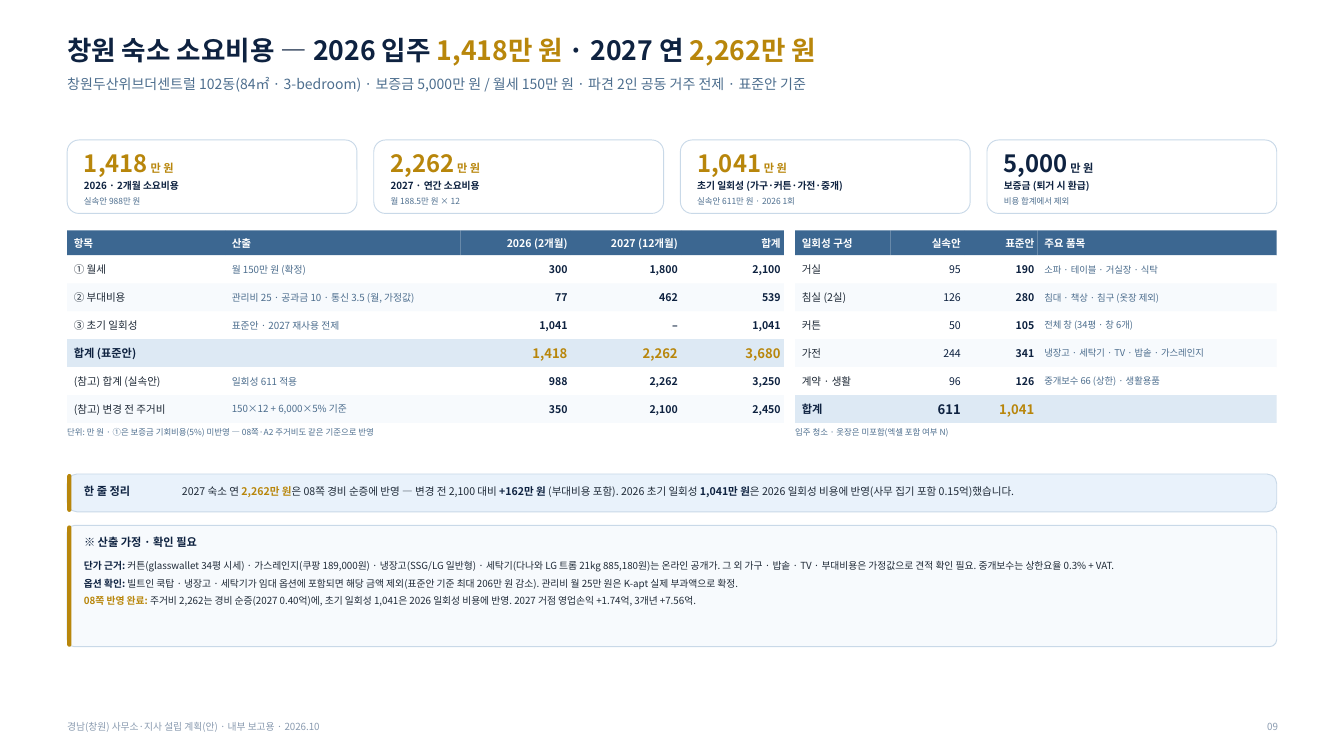
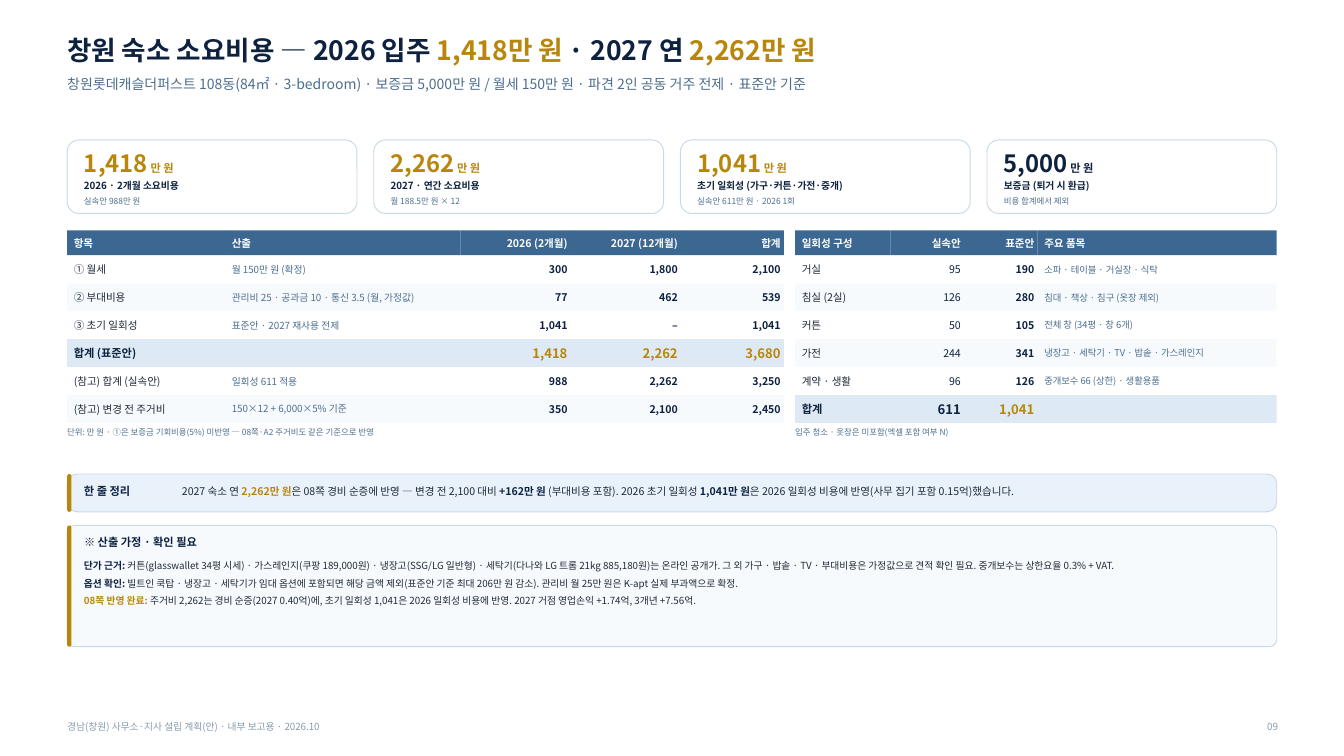
Before and after one commit to Jacob-Yeom/claude, a slide deck: slide 9 of output/gyeongnam_branch_plan_v11.pptx. Drawn at 1344x756 pixels with LibreOffice and Linux fonts; fonts in the diff are those of the drawing. Boxes give left, top, right and bottom in pixels: in the first picture for what was removed or moved away, otherwise in the second. Text is boxed around its words. In the diff, an @@ line names an element or a change of style, - is before the commit and + after.

```diff
--- a/output/gyeongnam_branch_plan_v11.pptx
+++ b/output/gyeongnam_branch_plan_v11.pptx
@@ text at [67,77,806,92]: text changed @@
-창원두산위브더센트럴 102동(84㎡ · 3-bedroom) · 보증금 5,000만 원 / 월세 150만 원 · 파견 2인 공동 거주 전제 · 표준안 기준
+창원롯데캐슬더퍼스트 108동(84㎡ · 3-bedroom) · 보증금 5,000만 원 / 월세 150만 원 · 파견 2인 공동 거주 전제 · 표준안 기준
```
Also in this commit, not shown: 2 other slides changed, 4 other files.
